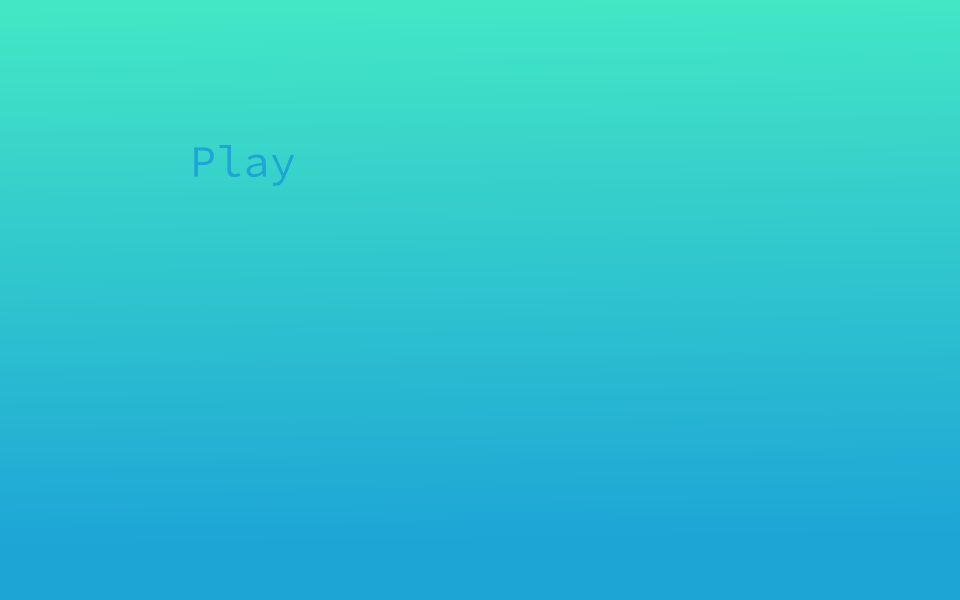
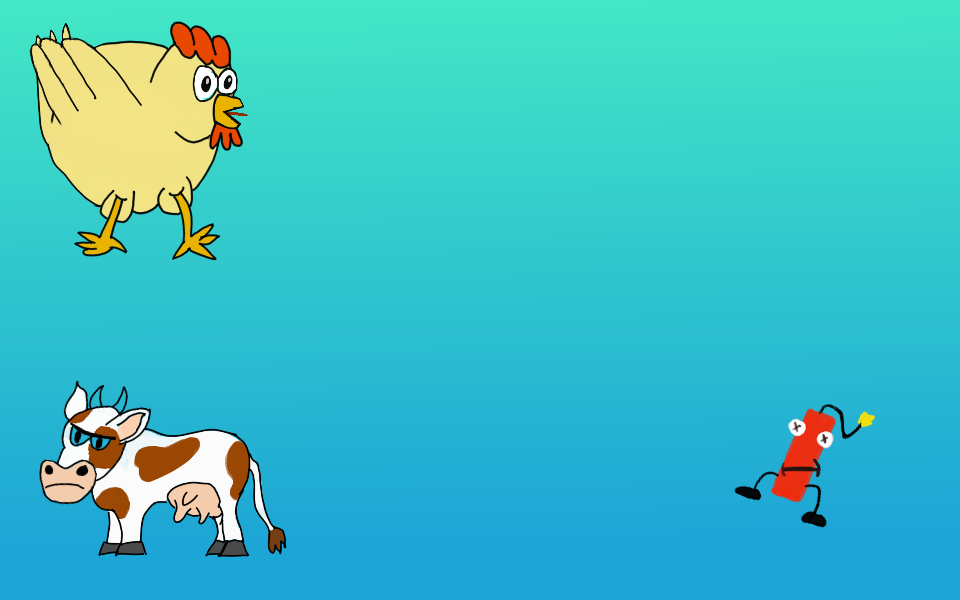
The second 960px x 600px image is a revision of the first. Changes to its layers:
added layer "Paint Layer 2(pasted)" (1st of 3) above "Paint Layer 2(pasted)" over [29, 21, 294, 395]
added layer "Paint Layer 2(pasted)" (2nd of 3) above "Paint Layer 2(pasted)" over [39, 380, 287, 558]
added layer "Paint Layer 2(pasted)" (3rd of 3) above "Vector Layer 1" over [734, 403, 876, 528]
painted on "Paint Layer 1" over [29, 21, 876, 558]
